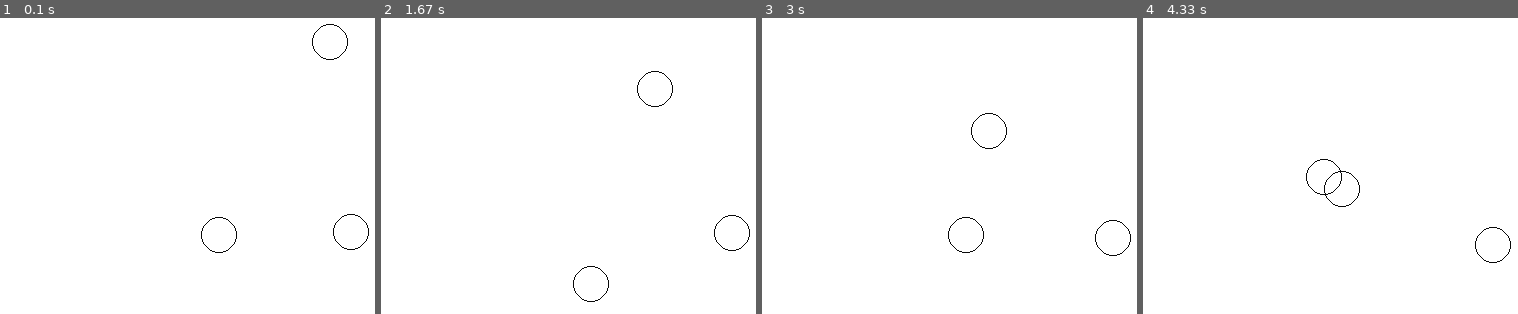
Above: before the commit, frames 1-4 (left to right).
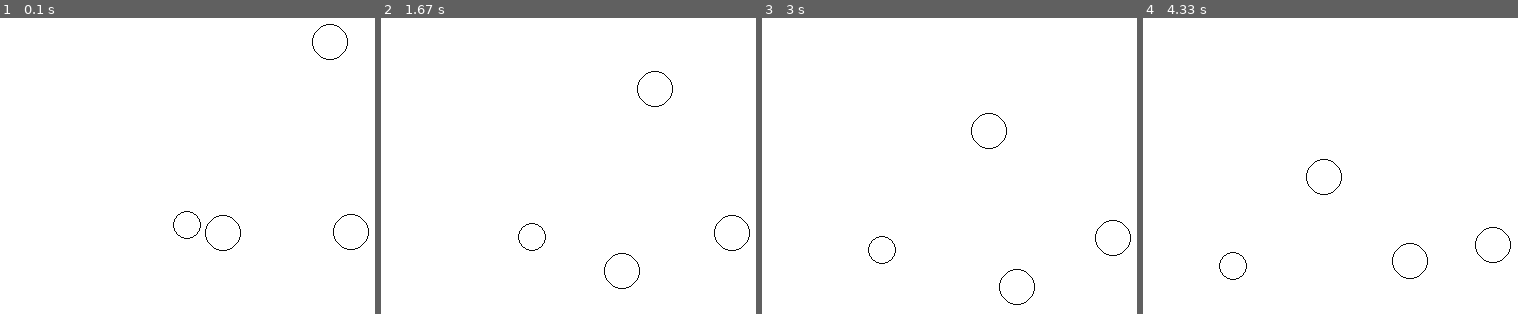
Above: after the commit, the same moments.

Repository: shantanu404/pygame-physics
Game: pygame game, started from main.py
The game is run twice, just before and just after one commit, with the same random seed, the same clock (stepped at 60 frames per second) and the same inputs.
Inputs (mouse positions are in pixels of both pictures, inside the frame that each line leads up to):
- Up to frame 1 (0.1 s): no input
- Up to frame 2 (1.67 s): press the mouse at (673, 139) at 0.37 s; move the mouse to (598, 127) at 0.47 s; release the mouse at (527, 115) at 0.6 s
- Up to frame 3 (3 s): no input
- Up to frame 4 (4.33 s): no input

The runs differ from the first frame. In frame 1, 0.2% of the frame differs, in the area x 46-65%, y 65-80%; in frame 2, 0.2%; in frame 3, 0.2%, in the area x 28-73%, y 67-97%; in frame 4, 0.2%.

Commit message:
Tutorial 8 - Added collisions

Diff:
--- a/main.py
+++ b/main.py
@@ -10,9 +10,9 @@
 
 def main():
 	screen = pygame.display.set_mode((width, height))
-	pygame.display.set_caption("Tutorial 7")
+	pygame.display.set_caption("Tutorial 8")
 
-	num_particles = 3;
+	num_particles = 4;
 	my_particles = []
 
 	for n in range(num_particles):
@@ -33,11 +33,11 @@
 			if event.type == pygame.QUIT:
 				running = False
 
-			if event.type == pygame.MOUSEBUTTONDOWN:
+			elif event.type == pygame.MOUSEBUTTONDOWN:
 				(mouseX, mouseY) = pygame.mouse.get_pos()
 				selected = utils.find_particle(my_particles, mouseX, mouseY)
 
-			if event.type == pygame.MOUSEBUTTONUP:
+			elif event.type == pygame.MOUSEBUTTONUP:
 				selected = None;
 
 		if selected:
@@ -45,14 +45,16 @@
 			dx = mouseX - selected.x
 			dy = mouseY - selected.y
 			selected.angle = math.atan2(dy, dx) + (math.pi/2)
-			selected.speed = math.hypot(dx, dy) * 0.05
+			selected.speed = math.hypot(dx, dy) * 0.005
 
 		screen.fill(background_color)
 
-		for my_particle in my_particles:
-			# if selected != my_particle:
+		for i, my_particle in enumerate(my_particles):
 			my_particle.move()
+			for particle2 in my_particles[i + 1:]:
+				utils.collide(my_particle, particle2)
 			my_particle.display()
+
 		pygame.display.flip()
 
 	return
--- a/particle.py
+++ b/particle.py
@@ -7,7 +7,8 @@
 class Particle(object):
 	"""docstring for Particle"""
 	def __init__(self, screen, pos, size):
-		(self.x, self.y) = pos
+		self.x = pos[0]
+		self.y = pos[1]
 		self.size = size
 		self.color = (10, 10, 10)
 		self.thickness = 1
--- a/utils.py
+++ b/utils.py
@@ -1,4 +1,6 @@
 import math
+
+import force
 
 def add_vectors(vector1, vector2):
 	#Note the vectors are tuple (angle, magnitude)
@@ -13,3 +15,27 @@
 		if math.hypot(p.x - x, p.y - y) <= p.size:
 			return p
 	return
+
+def collide(p1, p2):
+	dx = p1.x - p2.x
+	dy = p1.y - p2.y
+
+	dist = math.hypot(dx, dy)
+	if dist < p1.size + p2.size:
+		# print("Bang!")
+		tangent = math.atan2(dy, dx)
+		angle = 0.5 * math.pi + tangent
+
+		angle1 = 2*tangent - p1.angle
+		angle2 = 2*tangent - p2.angle
+		speed1 = p2.speed*force.ELASTICITY
+		speed2 = p1.speed*force.ELASTICITY
+
+		(p1.angle, p1.speed) = (angle1, speed1)
+		(p2.angle, p2.speed) = (angle2, speed2)
+
+		angle = 0.5 * math.pi + tangent
+		p1.x += math.sin(angle)
+		p1.y -= math.cos(angle)
+		p2.x -= math.sin(angle)
+		p2.y += math.cos(angle)
